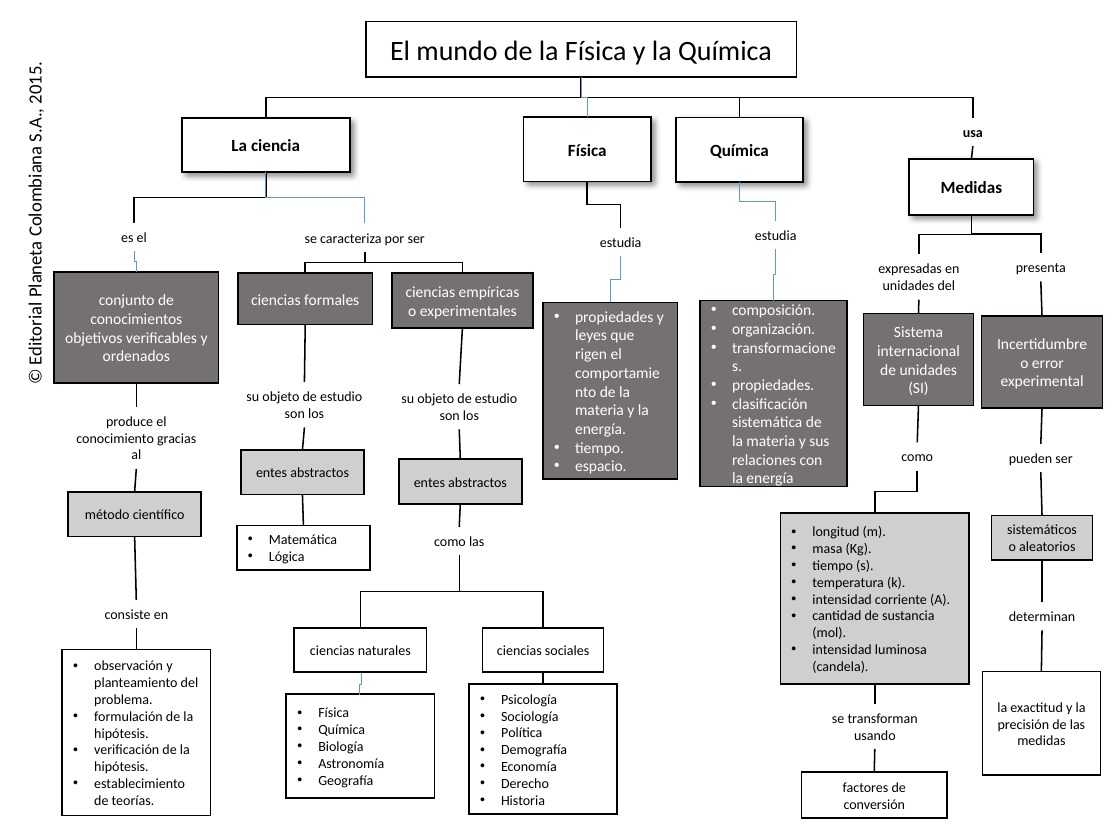
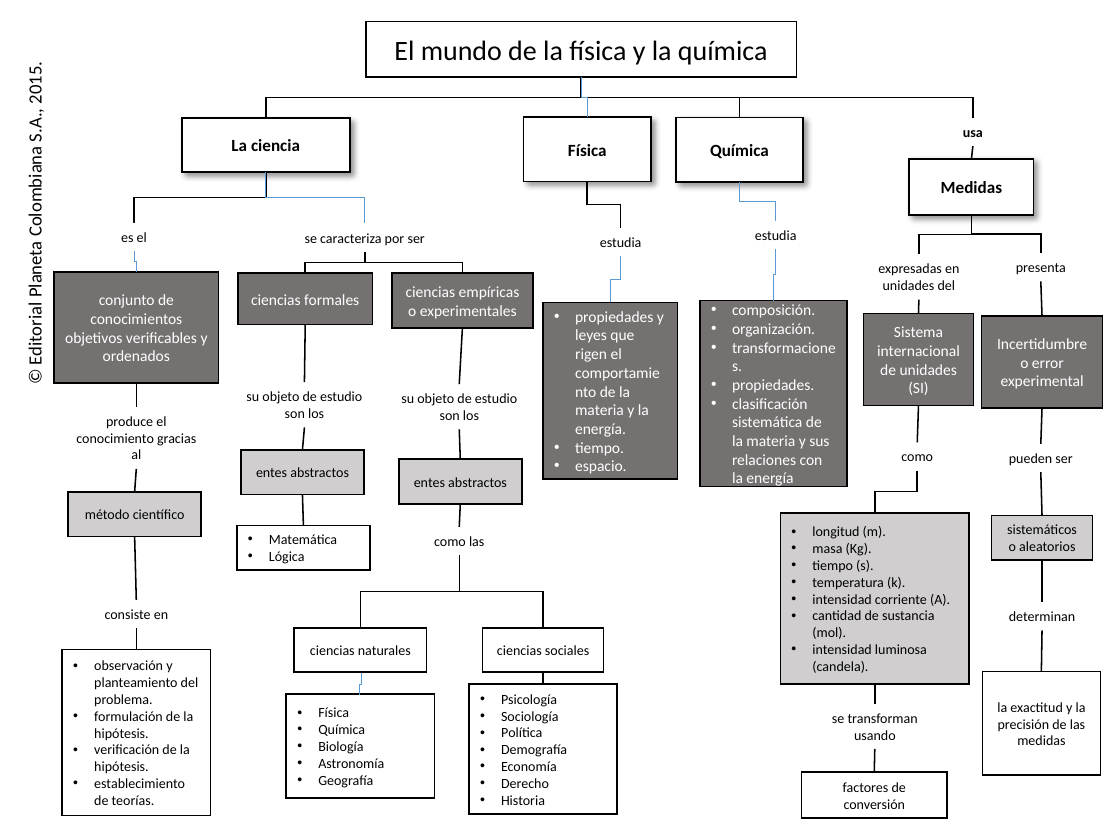
Before and after one commit to AulaPlanetaColombia/CienciasNaturales, a slide deck: slide 1 of fuentes/contenidos/grado10/guion01/CN_10_01_CO.pptx. Drawn at 1120x840 pixels with LibreOffice and Linux fonts; fonts in the diff are those of the drawing; background and template pictures are left out. Boxes give left, top, right and bottom in pixels: in the first picture for what was removed or moved away, otherwise in the second. Text is boxed around its words. In the diff, an @@ line names an element or a change of style, - is before the commit and + after.

```diff
--- a/fuentes/contenidos/grado10/guion01/CN_10_01_CO.pptx
+++ b/fuentes/contenidos/grado10/guion01/CN_10_01_CO.pptx
@@ text in rectangle at [394,40,768,65]: text changed @@
-El mundo de la Física y la Química
+El mundo de la física y la química
```
Also in this commit, not shown: 2 other files.
